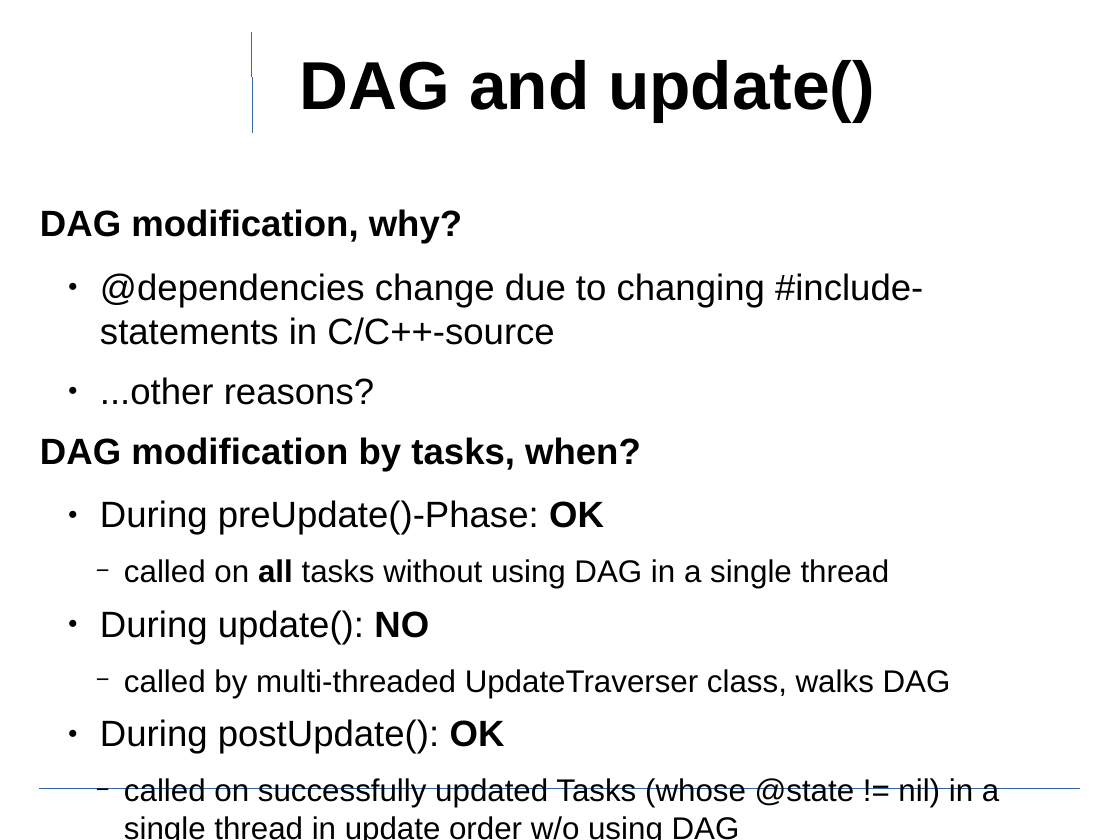
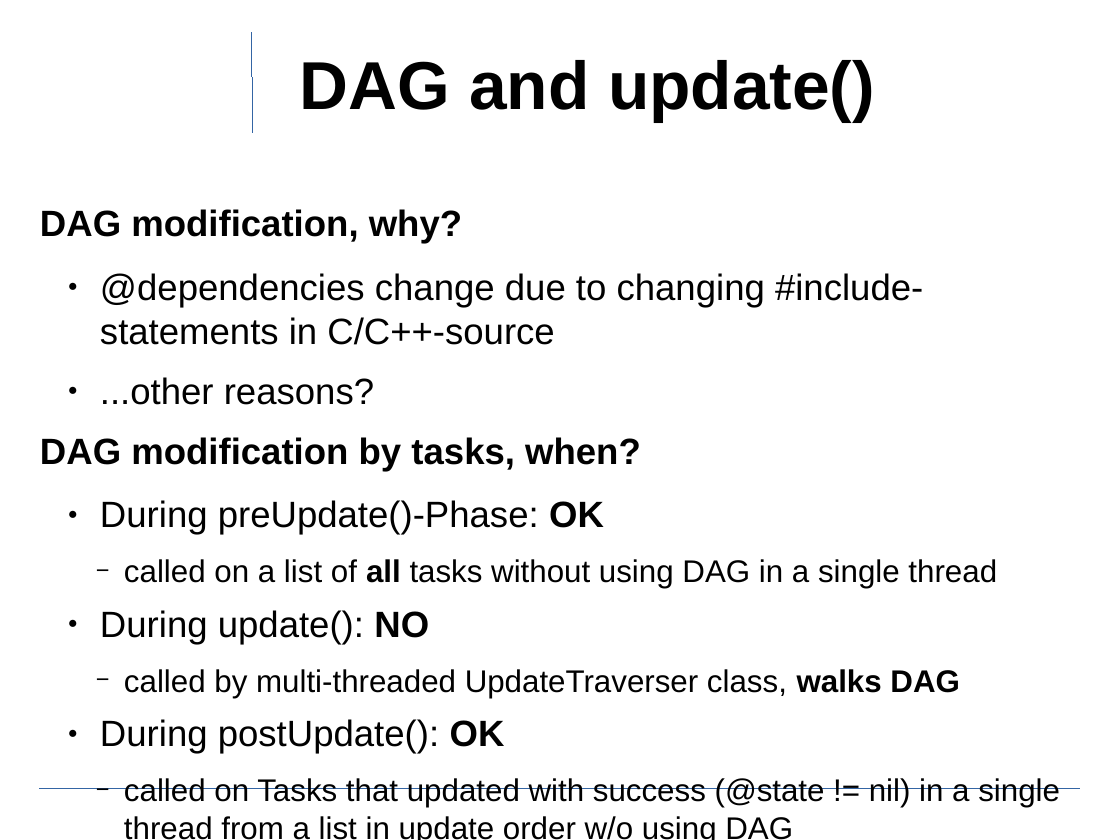
Before and after one commit to ewuenf/Makr, a slide deck: slide 11 of doc/concepts/Makr_Concepts.01.odp (slide 10 before the commit). Drawn at 1120x840 pixels with LibreOffice and Linux fonts; fonts in the diff are those of the drawing; background and template pictures are left out. Boxes give left, top, right and bottom in pixels: in the first picture for what was removed or moved away, otherwise in the second. Text is boxed around its words. In the diff, an @@ line names an element or a change of style, - is before the commit and + after.

Commit message:
did some additional documentation, UpdateTraverser will be modified due to this

```diff
--- a/doc/concepts/Makr_Concepts.01.odp
+++ b/doc/concepts/Makr_Concepts.01.odp
@@ text at [124,559,997,588]: text changed @@
-    − called on all tasks without using DAG in a single thread
+    − called on a list of all tasks without using DAG in a single thread
@@ text at [124,669,960,698]: bold on in "walks DAG" @@
@@ text at [124,778,1060,840]: text changed @@
-    − called on successfully updated Tasks (whose @state != nil) in a single thread in update order w/o using DAG
+    − called on Tasks that updated with success (@state != nil) in a single thread from a list in update order w/o using DAG
```
Also in this commit, not shown: 4 other slides changed, 2 slides added, 1 other file.
